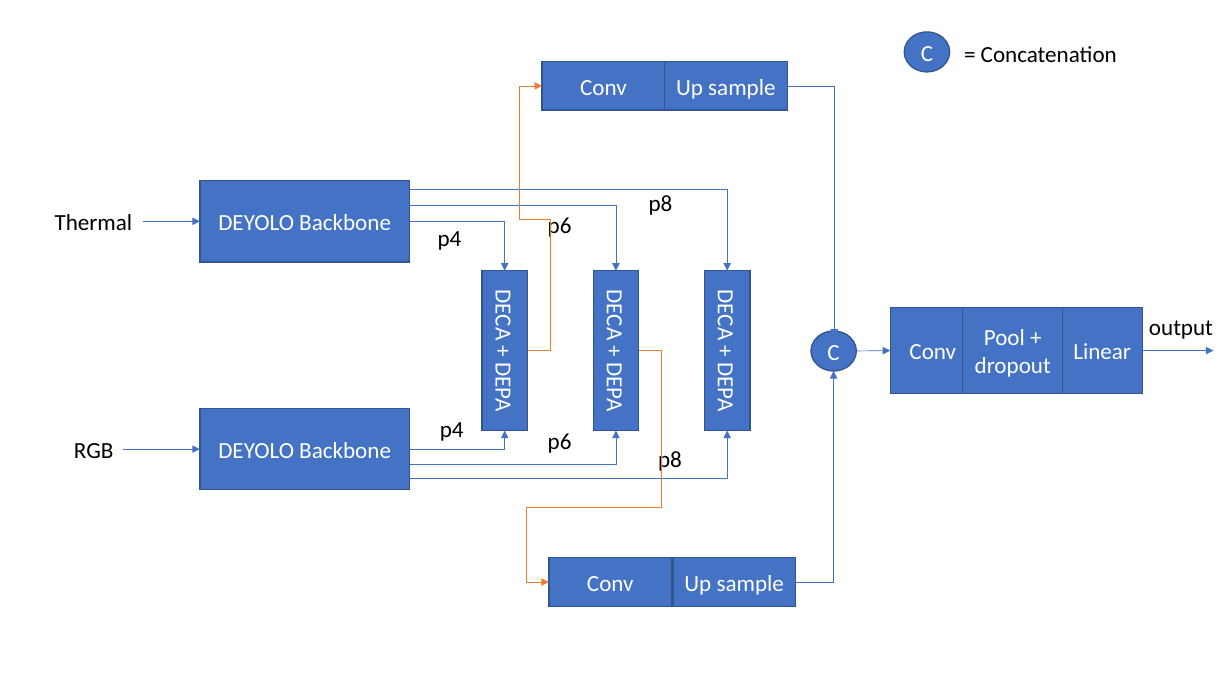
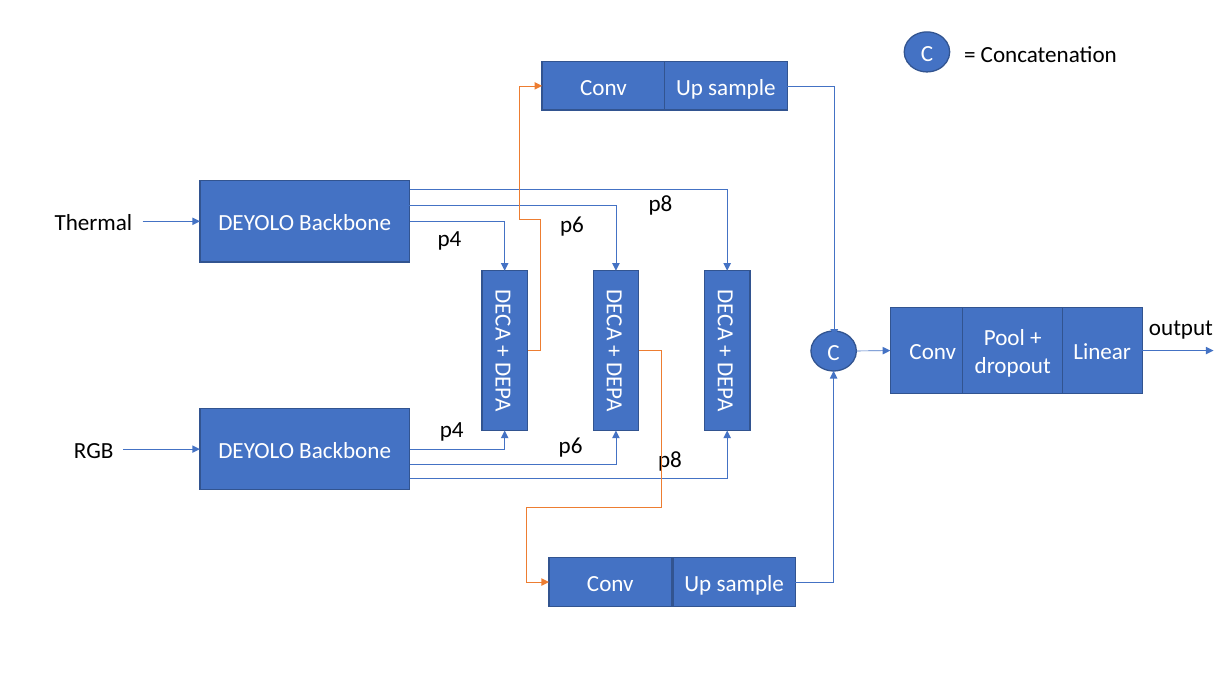
Before and after one commit to BalIqbalBal/DEYOLO-Classification, a slide deck: slide 1 of Model Diagram/DEYOLOCLASS.pptx. Drawn at 1232x693 pixels with LibreOffice and Linux fonts; fonts in the diff are those of the drawing. Boxes give left, top, right and bottom in pixels: in the first picture for what was removed or moved away, otherwise in the second. Text is boxed around its words. In the diff, an @@ line names an element or a change of style, - is before the commit and + after.

```diff
--- a/Model Diagram/DEYOLOCLASS.pptx
+++ b/Model Diagram/DEYOLOCLASS.pptx
@@ elbow arrow (528, 350) - (543, 86): route changed @@
@@ text "p6": place and size @@
-text "p6" at <box>548,217,572,239</box>
+text "p6" at <box>560,216,584,236</box>
@@ text "p6": place and size @@
-text "p6" at <box>548,433,572,453</box>
+text "p6" at <box>559,437,583,457</box>
```
Also in this commit, not shown: 2 other files.
